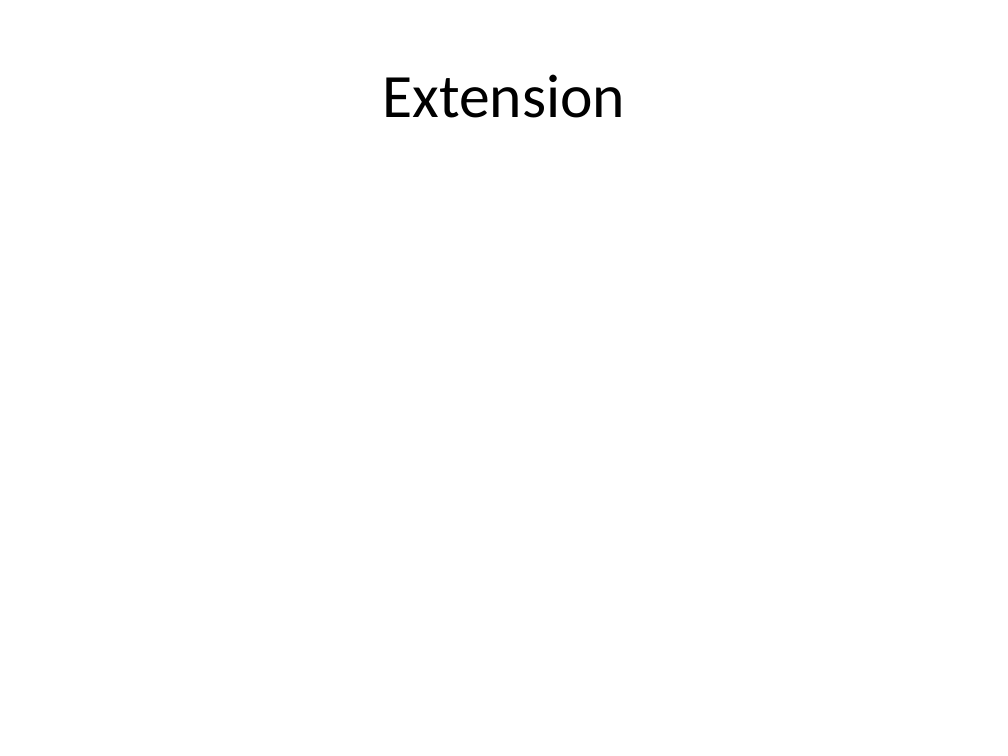
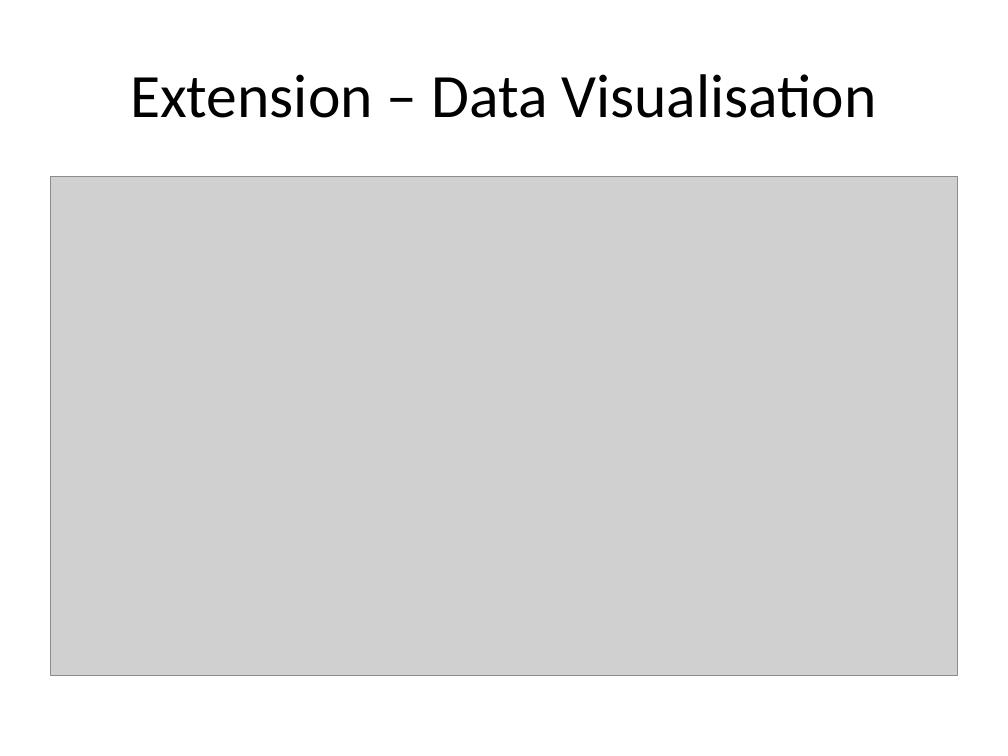
Before and after one commit to mertz2001/stat-inference, a slide deck: slide 17 of STAT3013 Project draft2.pptx (slide 18 before the commit). Drawn at 1008x756 pixels with LibreOffice and Linux fonts; fonts in the diff are those of the drawing; grey boxes stand for pictures. Boxes give left, top, right and bottom in pixels: in the first picture for what was removed or moved away, otherwise in the second. Text is boxed around its words. In the diff, an @@ line names an element or a change of style, - is before the commit and + after.

Commit message:
Making extension presentation

```diff
--- a/STAT3013 Project draft2.pptx
+++ b/STAT3013 Project draft2.pptx
@@ title at (130, 74, 876, 118): text changed @@
-Extension
+Extension – Data Visualisation
@@ picture added at (50, 176, 958, 675) @@
```
Also in this commit, not shown: 8 slides added, 6 slides removed, 11 other files.
